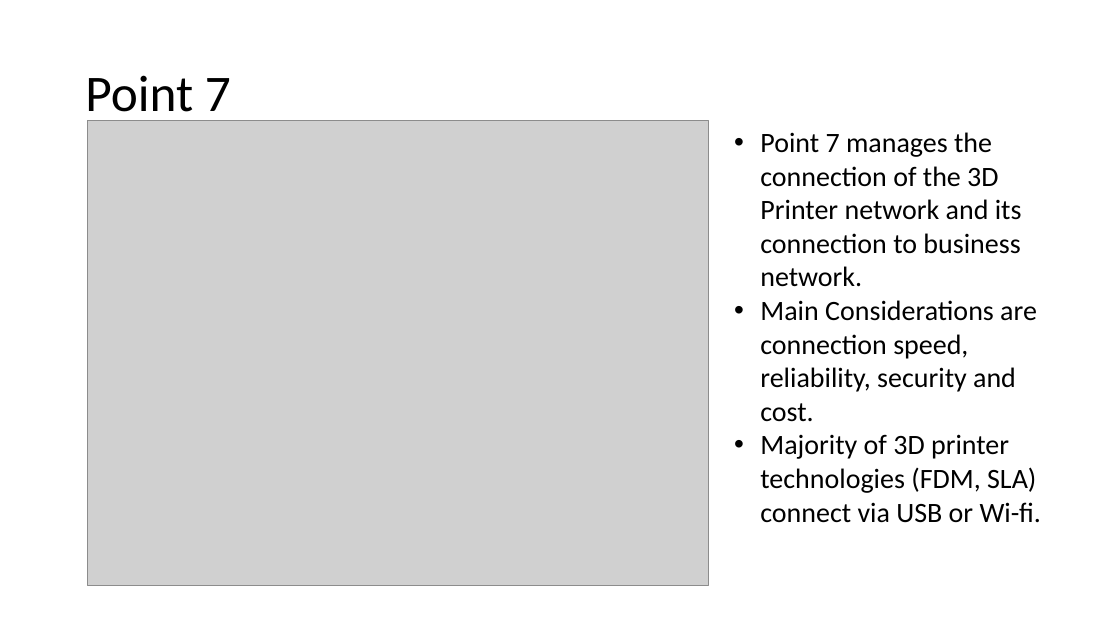
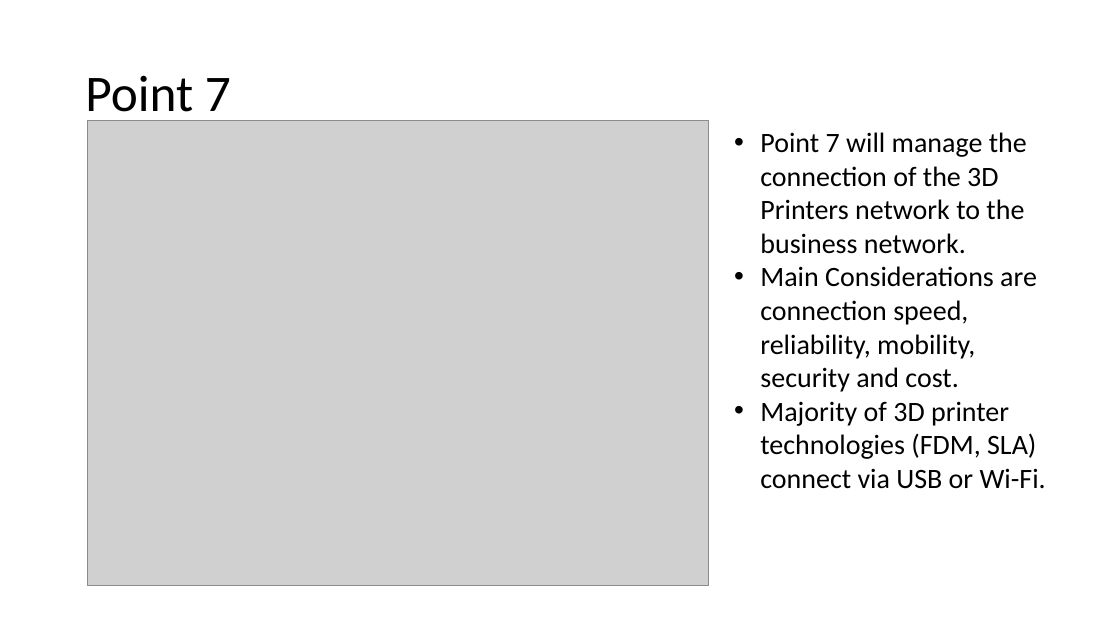
Before and after one commit to m00sedrive/Uni-Work-2015, a slide deck: slide 1 of Modules/Computer Networking/Docs/Connection Point_7 (Slides).pptx. Drawn at 1120x630 pixels with LibreOffice and Linux fonts; fonts in the diff are those of the drawing; grey boxes stand for pictures. Boxes give left, top, right and bottom in pixels: in the first picture for what was removed or moved away, otherwise in the second. Text is boxed around its words. In the diff, an @@ line names an element or a change of style, - is before the commit and + after.

```diff
--- a/Modules/Computer Networking/Docs/Connection Point_7 (Slides).pptx
+++ b/Modules/Computer Networking/Docs/Connection Point_7 (Slides).pptx
@@ text at [760,132,1046,489]: text changed @@
-• Point 7 manages the connection of the 3D Printer network and its connection to business network.
-• Main Considerations are connection speed, reliability, security and cost.
-• Majority of 3D printer technologies (FDM, SLA) connect via USB or Wi-fi.
+• Point 7 will manage the connection of the 3D Printers network to the business network.
+• Main Considerations are connection speed, reliability, mobility, security and cost.
+• Majority of 3D printer technologies (FDM, SLA) connect via USB or Wi-Fi.
```
Also in this commit, not shown: 2 other slides changed, 1 other file.
